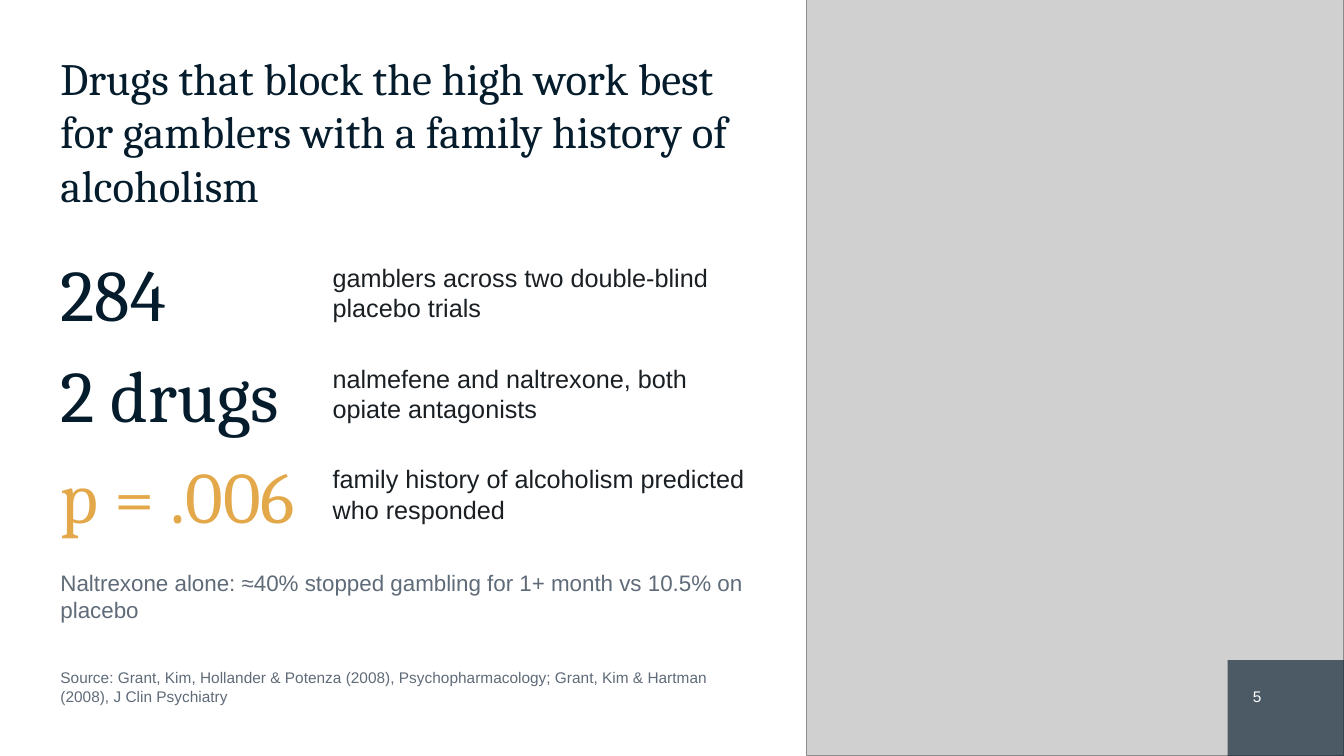
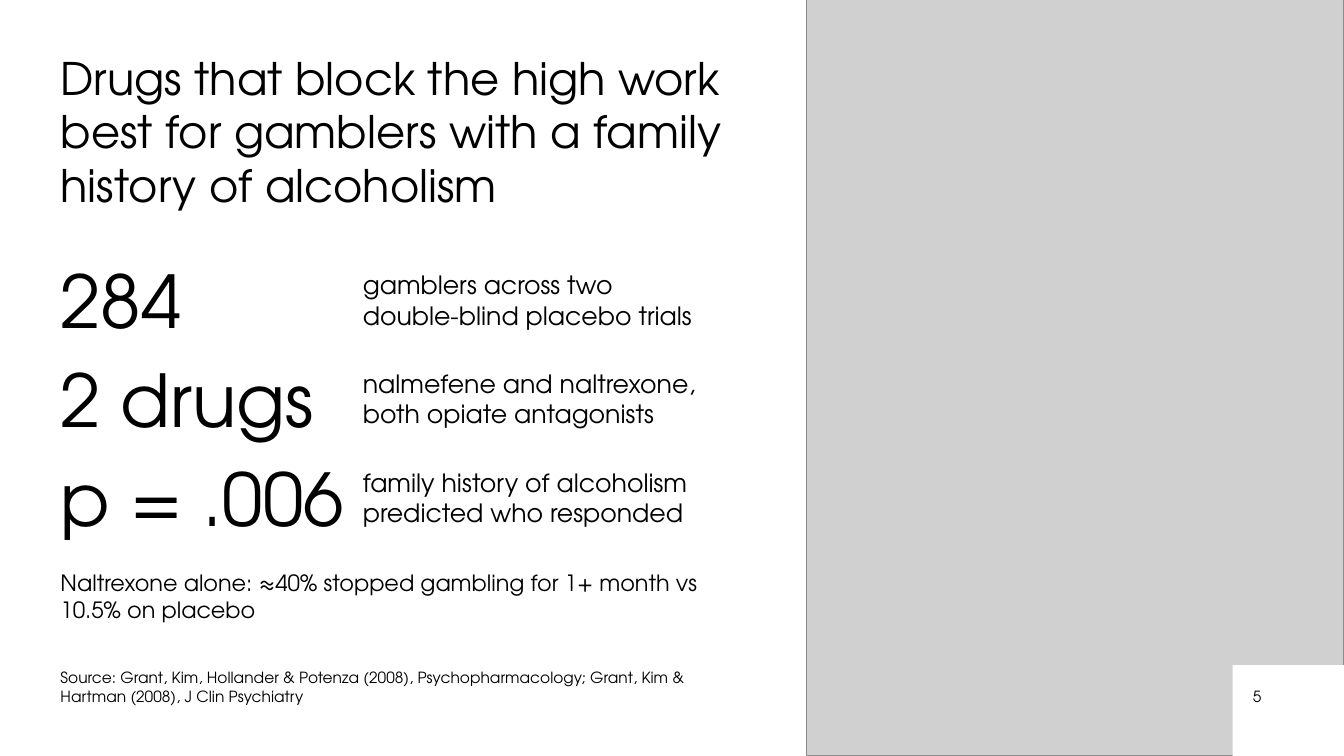
Before and after one commit to matisqaceme/Study, a slide deck: slide 5 of psychology/gambling-disorder/Gambling_Disorder_9990.pptx. Drawn at 1344x756 pixels with LibreOffice and Linux fonts; fonts in the diff are those of the drawing; grey boxes stand for pictures. Boxes give left, top, right and bottom in pixels: in the first picture for what was removed or moved away, otherwise in the second. Text is boxed around its words. In the diff, an @@ line names an element or a change of style, - is before the commit and + after.

```diff
--- a/psychology/gambling-disorder/Gambling_Disorder_9990.pptx
+++ b/psychology/gambling-disorder/Gambling_Disorder_9990.pptx
@@ font Cambria to TeX Gyre Adventor, text colour #051C2C to #000000 in 3 elements at (x1=60, y1=62, x2=721, y2=211), (x1=60, y1=372, x2=314, y2=443), (x1=60, y1=273, x2=181, y2=329) @@
@@ text at (x1=363, y1=275, x2=692, y2=330): text changed; font Arial to TeX Gyre Adventor; text colour #1A1F24 to #000000 @@
-gamblers across two double-blind placebo trials
+gamblers across two
+double-blind placebo trials
@@ text at (x1=363, y1=374, x2=696, y2=429): text changed; font Arial to TeX Gyre Adventor; text colour #1A1F24 to #000000 @@
-nalmefene and naltrexone, both opiate antagonists
+nalmefene and naltrexone,
+both opiate antagonists
@@ text "p = .006" at (x1=60, y1=471, x2=344, y2=540): font Cambria to TeX Gyre Adventor, text colour #E3A84A to #000000 @@
@@ text at (x1=363, y1=473, x2=687, y2=527): text changed; font Arial to TeX Gyre Adventor; text colour #1A1F24 to #000000 @@
-family history of alcoholism predicted who responded
+family history of alcoholism
+predicted who responded
@@ text "Naltrexone alone: ≈40% stopped gambling ..." at (x1=60, y1=574, x2=697, y2=623): font Arial to TeX Gyre Adventor, text colour #5F6B78 to #000000 @@
@@ text "Source: Grant, Kim, Hollander & ..." at (x1=60, y1=671, x2=669, y2=705): font Arial to TeX Gyre Adventor, text colour #5F6B78 to #000000 @@
@@ rectangle resized from (x1=1228, y1=660, x2=1344, y2=756) to (x1=1233, y1=665, x2=1344, y2=756) @@
@@ rectangle at (x1=1233, y1=665, x2=1344, y2=756): fill #051C2C at 65% opacity to #FFFFFF @@
@@ page number at (x1=1253, y1=690, x2=1262, y2=702): font Arial to TeX Gyre Adventor, text colour #FFFFFF to #000000 @@
```
Also in this commit, not shown: 7 other slides changed, 5 other files.
